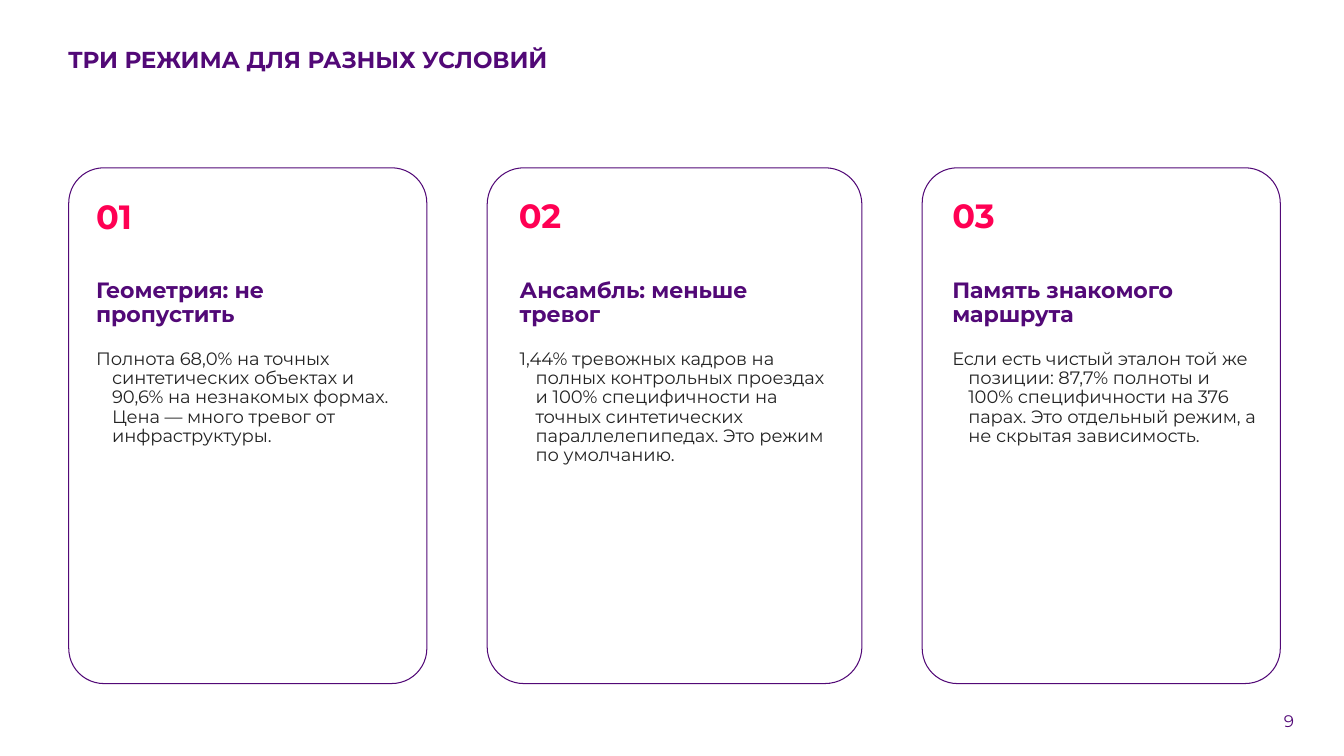
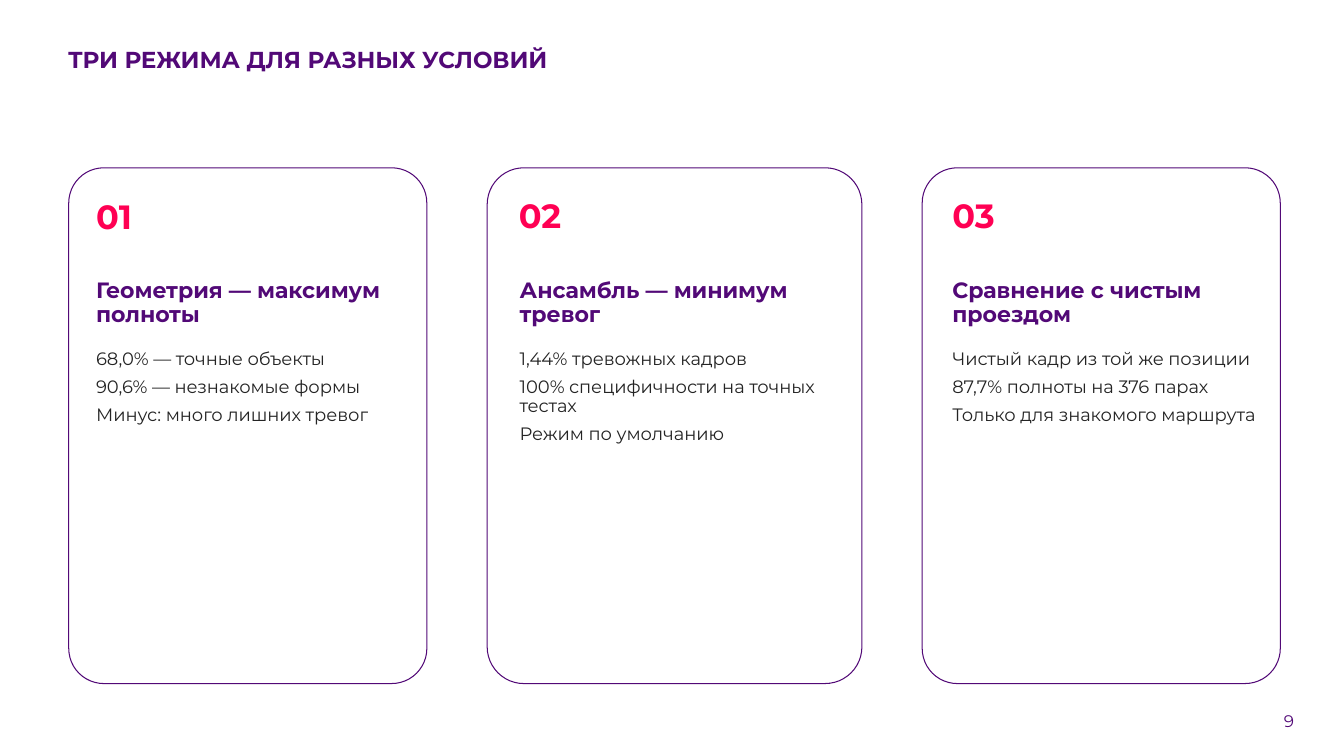
Before and after one commit to KirpaDmitriy/metroguard-lct2026, a slide deck: slide 9 of presentation/MetroGuard_LCT2026_Submission.pptx. Drawn at 1344x756 pixels with LibreOffice and Linux fonts; fonts in the diff are those of the drawing; background and template pictures are left out. Boxes give left, top, right and bottom in pixels: in the first picture for what was removed or moved away, otherwise in the second. Text is boxed around its words. In the diff, an @@ line names an element or a change of style, - is before the commit and + after.

```diff
--- a/presentation/MetroGuard_LCT2026_Submission.pptx
+++ b/presentation/MetroGuard_LCT2026_Submission.pptx
@@ text at bbox=[96, 282, 380, 323]: text changed @@
-Геометрия: не пропустить
+Геометрия — максимум полноты
@@ text at bbox=[520, 281, 788, 327]: text changed @@
-Ансамбль: меньше тревог
+Ансамбль — минимум тревог
@@ text at bbox=[952, 282, 1201, 327]: text changed @@
-Память знакомого маршрута
+Сравнение с чистым проездом
@@ text at bbox=[96, 351, 368, 425]: text changed @@
-Полнота 68,0% на точных синтетических объектах и 90,6% на незнакомых формах. Цена — много тревог от инфраструктуры.
+68,0% — точные объекты
+90,6% — незнакомые формы
+Минус: много лишних тревог
@@ text at bbox=[520, 352, 814, 444]: text changed @@
-1,44% тревожных кадров на полных контрольных проездах и 100% специфичности на точных синтетических параллелепипедах. Это режим по умолчанию.
+1,44% тревожных кадров
+100% специфичности на точных тестах
+Режим по умолчанию
@@ text at bbox=[952, 352, 1255, 425]: text changed @@
-Если есть чистый эталон той же позиции: 87,7% полноты и 100% специфичности на 376 парах. Это отдельный режим, а не скрытая зависимость.
+Чистый кадр из той же позиции
+87,7% полноты на 376 парах
+Только для знакомого маршрута
```
Also in this commit, not shown: 8 other slides changed, 1 slide added, 2 slides removed.
